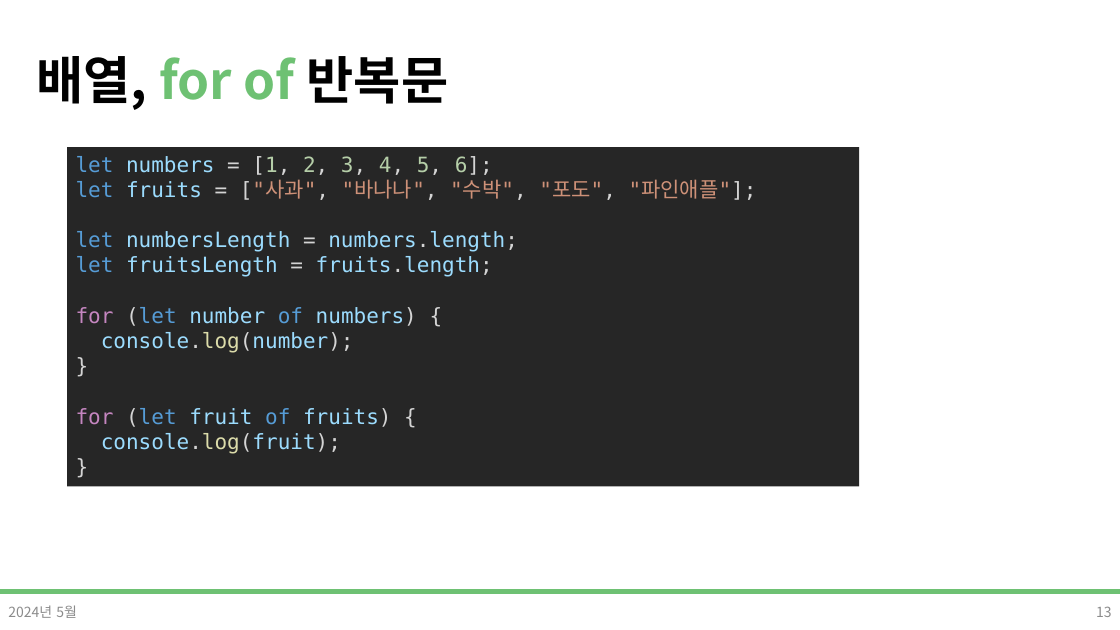
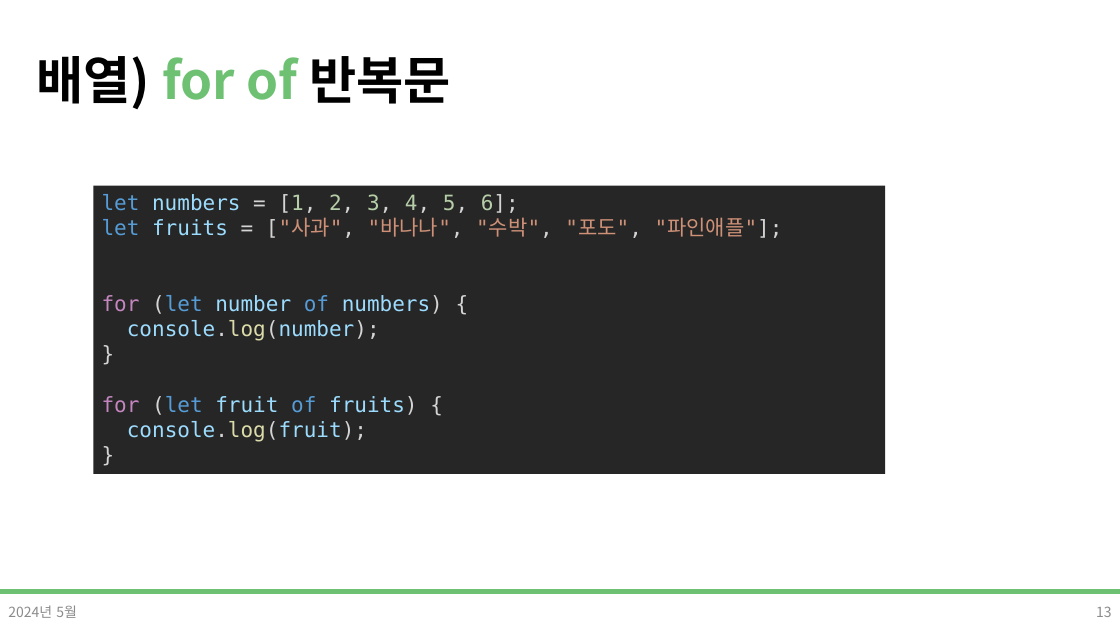
Before and after one commit to DevDamon0527/SeSAC_Yeongdeungpo_Campus_6th, a slide deck: slide 13 of material/[SeSAC_YDP_6] 04_4_Javascript.pptx. Drawn at 1120x630 pixels with LibreOffice and Linux fonts; fonts in the diff are those of the drawing; background and template pictures are left out. Boxes give left, top, right and bottom in pixels: in the first picture for what was removed or moved away, otherwise in the second. Text is boxed around its words. In the diff, an @@ line names an element or a change of style, - is before the commit and + after.

```diff
--- a/material/[SeSAC_YDP_6] 04_4_Javascript.pptx
+++ b/material/[SeSAC_YDP_6] 04_4_Javascript.pptx
@@ title at (36,56,451,109): text changed @@
-배열, for of 반복문
+배열) for of 반복문
@@ rectangle "let numbers = [1, 2, ...": place and size @@
-rectangle "let numbers = [1, 2, ..." at (67,147,860,486)
+rectangle "let numbers = [1, 2, ..." at (93,186,886,474)
@@ text in rectangle at (76,231,518,277): paragraphs removed @@
-let numbersLength = numbers.length;
-let fruitsLength = fruits.length;
```
Also in this commit, not shown: 5 other slides changed, 7 other files.
